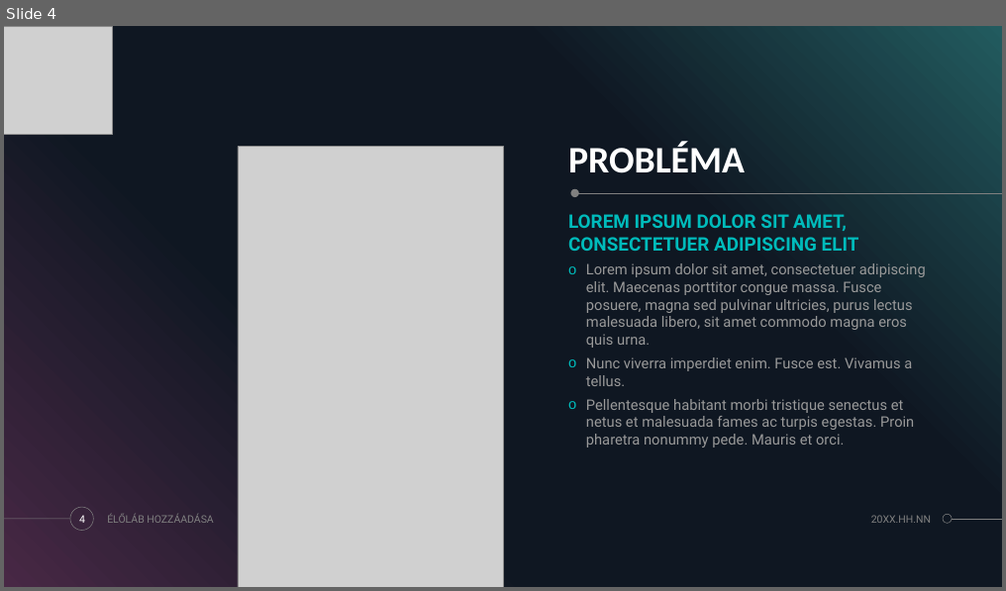
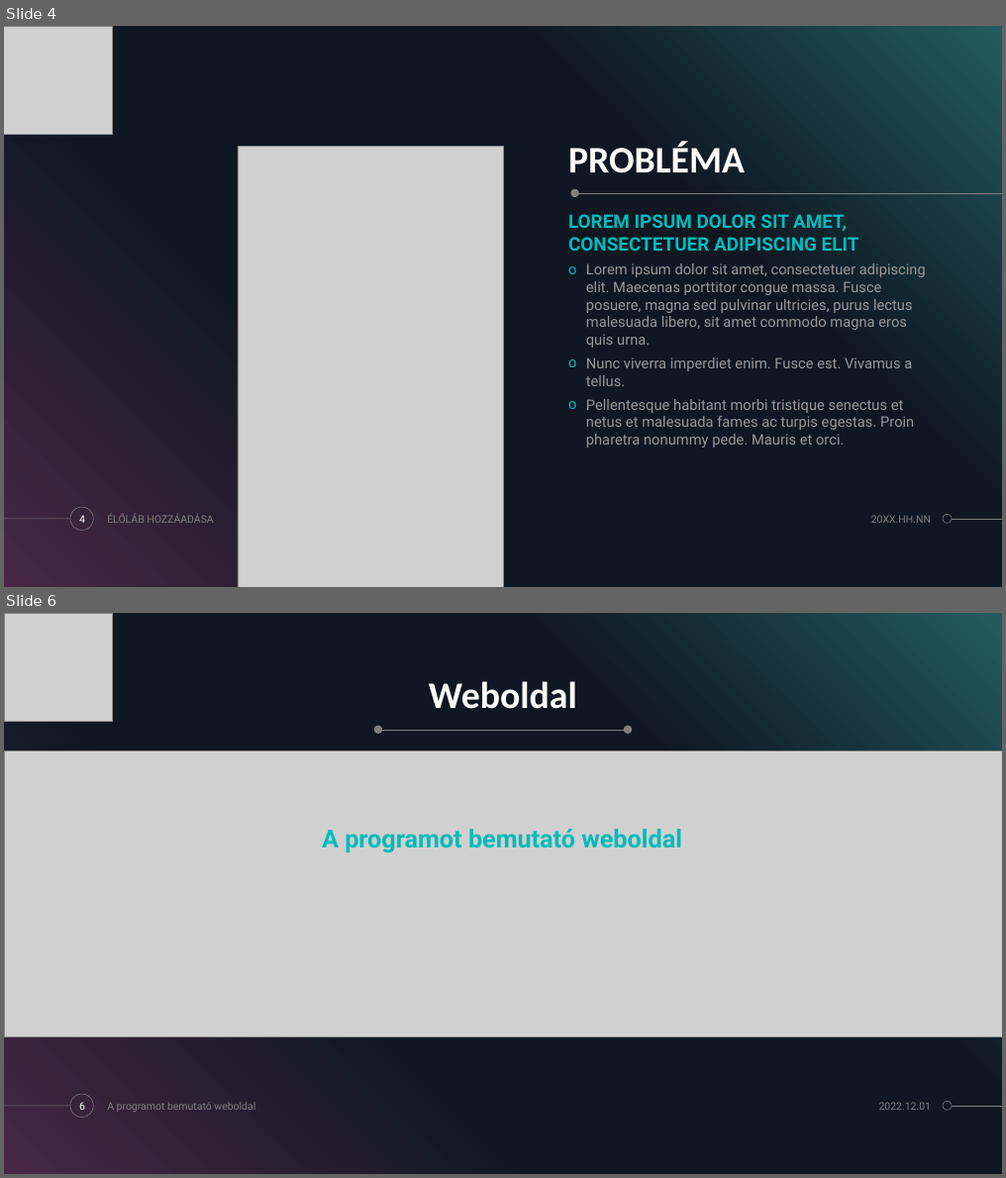
Before and after one commit to zamboilles21/terfelszinszamitas, a slide deck: documentation/PPT/TerFelSzoft.pptx. Shown one above the other, each under a label of ours: slide 4 before the commit, slides 4 and 6 after it; the slides between them are not shown. The pictures are 1006x591 and 1006x1178 pixels, drawn with LibreOffice and Linux fonts; fonts in the diff are those of the drawing; grey boxes stand for pictures. Boxes give left, top, right and bottom in pixels: in the first picture for what was removed or moved away, otherwise in the second. Text is boxed around its words. In the diff, an @@ line names an element or a change of style, - is before the commit and + after.

```diff
--- a/documentation/PPT/TerFelSzoft.pptx
+++ b/documentation/PPT/TerFelSzoft.pptx
@@ slide 6 added at [4,613,1002,1174], background #000000; not listed: 5 template elements that a slide beside it also shows @@
@@ picture added at [4,613,113,722] @@
@@ title added at [429,681,577,709], 36 pt, text #FFFFFF, bold @@
+Weboldal
@@ line added from (374, 730) to (628, 730), #808080 0.5 pt @@
@@ ellipse added at [374,725,382,734], fill #808080 @@
@@ ellipse added at [624,725,632,734], fill #808080 @@
@@ picture added at [4,752,1002,1038] @@
@@ text added at [322,829,682,854], 24 pt, text #00BBBB, bold @@
+A programot bemutató weboldal
@@ page number added at [79,1102,85,1110], 10 pt, text #FFFFFF @@
+6
@@ text added at [107,1102,255,1112], 10 pt, text #808080 @@
+A programot bemutató weboldal
@@ text added at [879,1102,932,1110], 10 pt, text #808080 @@
+2022.12.01
```
Also in this commit, not shown: 8 slides changed, 1 slide removed.
